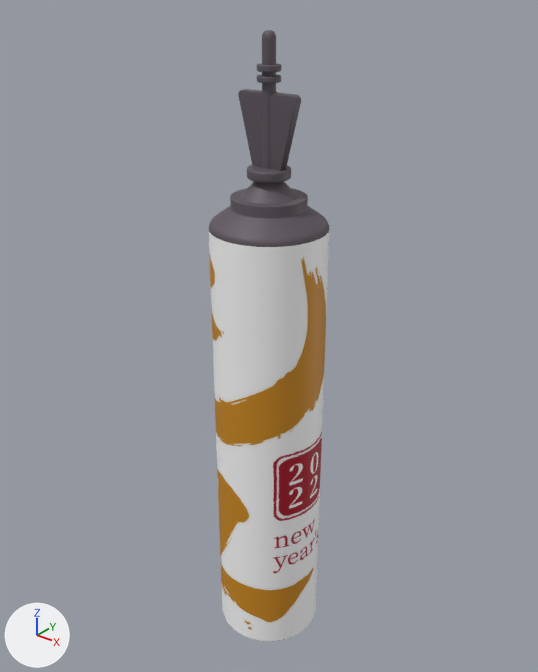
The glTF model public/models/1718.glb, before and after one commit.
Camera for both pictures: a camera (50 mm lens) standing at (52.1, -65.1, 49.1) and looking at (-1.1, 1.5, 7.8). Arrows for +X, +Y and +Z are at lower left; the lights stay in place. The picture after the commit comes second. Where no turn or scale is listed for an object, it has been applied to the vertices.

The scene before the commit, as lines of its bpy script (objects in view):
```python
mat_material__26 = principled_material('Material #26')
mat_material__26.base_color = (0.11, 0.0902, 0.11)  # dark grey #5d555d
mat_material__26.roughness = 0.553
mat_material__27 = principled_material('Material #27')
mat_material__27.texture = img_下载
mat_material__27.roughness = 0.553
me_网格 = bpy.data.meshes.new('网格')
me_网格.from_pydata(...)  # 96 vertices, 96 faces; spans x -7.0..7.0, y -7.0..7.0, z -29.3..29.3
me_网格.materials.append(mat_material__27)  # picture img_下载
me_网格_001 = bpy.data.meshes.new('网格.001')
me_网格_001.from_pydata(...)  # 3831 vertices, 7604 faces; spans x -6.9..6.9, y -6.9..6.9, z -65.8..14.2
me_网格_001.materials.append(mat_material__26)  # dark grey #5d555d
ob_贴图 = bpy.data.objects.new('贴图', me_网格)
ob_贴图.location = (0.0, 0.0, -6.6)
ob_软管 = bpy.data.objects.new('软管', me_网格_001)
ob_软管.location = (0.0, 0.0, 29.7)
```
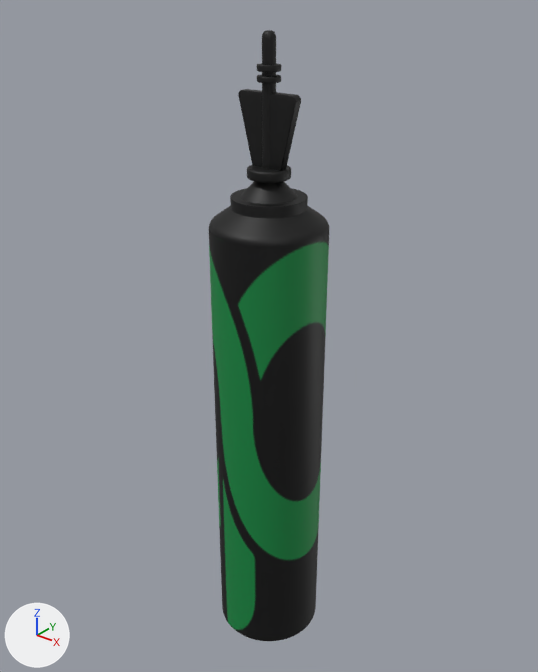
The change, as a list of edits to the scene's bpy script:
```text
Add img_ap_watermark:
    img_ap_watermark = load_image('AP_Watermark', '_unpacked/AP_Watermark', 300, 222, 'sRGB')
Change mat_material__27:
    mat_material__27.texture: img_下载 -> img_ap_watermark
Change mat_material__26:
    remove mat_material__26.base_color = (0.11, 0.0902, 0.11)  # dark grey #5d555d
    add mat_material__26.texture = img_ap_watermark
```

What differs and where, as boxes (x1, y1, x2, y2) in the pictures (538 x 672 px):
'贴图', surface changed (darker)
    both: (208, 229, 329, 641)
'软管', surface changed (dark grey to black)
    both: (209, 30, 329, 641)
